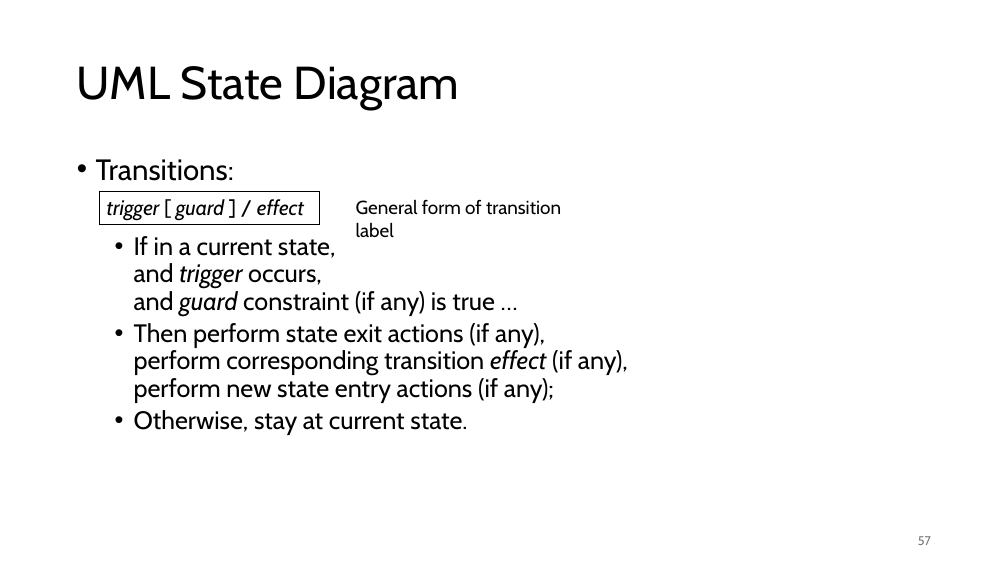
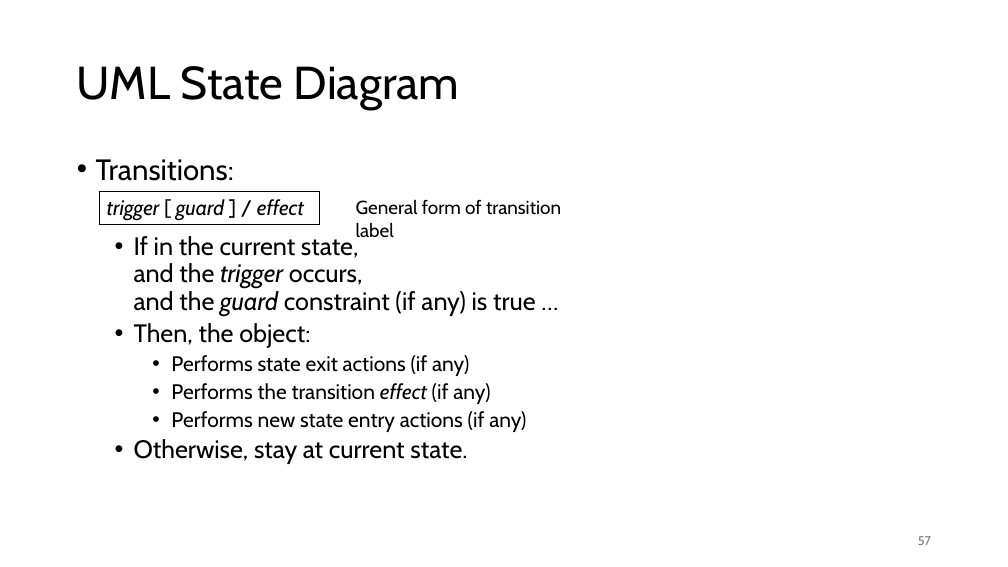
Before and after one commit to ualberta-cmput301/ualberta-cmput301.github.io, a slide deck: slide 57 of content/general/slides/2026 Revisions/03 Requirements.pptx. Drawn at 1008x567 pixels with LibreOffice and Linux fonts; fonts in the diff are those of the drawing. Boxes give left, top, right and bottom in pixels: in the first picture for what was removed or moved away, otherwise in the second. Text is boxed around its words. In the diff, an @@ line names an element or a change of style, - is before the commit and + after.

```diff
--- a/content/general/slides/2026 Revisions/03 Requirements.pptx
+++ b/content/general/slides/2026 Revisions/03 Requirements.pptx
@@ text at bbox=[134, 234, 536, 432]: text changed; size 24 to 20 pt @@
-  • If in a current state,
-    and trigger occurs,
-    and guard constraint (if any) is true …
-  • Then perform state exit actions (if any),
-    perform corresponding transition effect (if any),
-    perform new state entry actions (if any);
+  • If in the current state,
+    and the trigger occurs,
+    and the guard constraint (if any) is true …
+  • Then, the object:
+    • Performs state exit actions (if any)
+    • Performs the transition effect (if any)
+    • Performs new state entry actions (if any)
```
Also in this commit, not shown: 10 other slides changed, 1 slide added, 1 other file.
